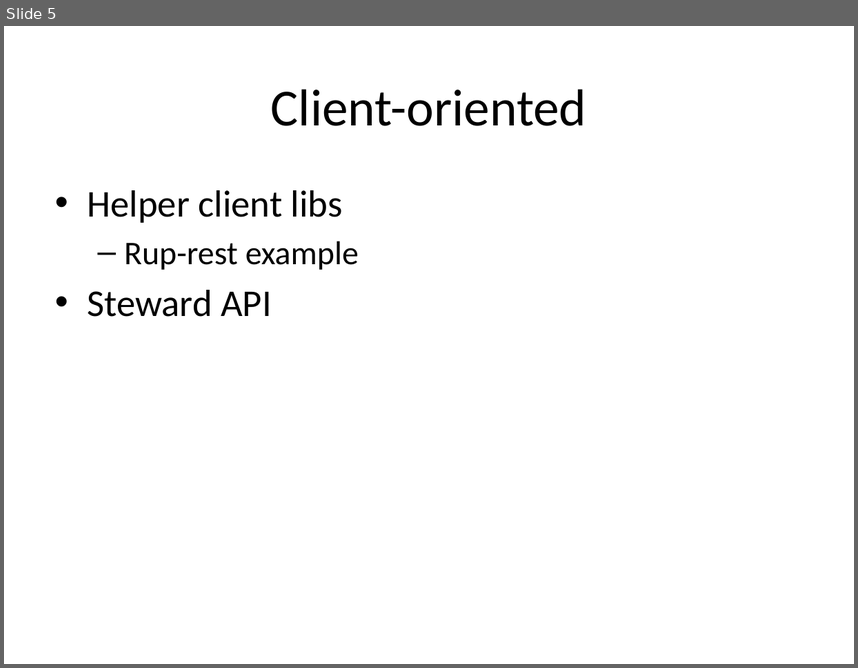
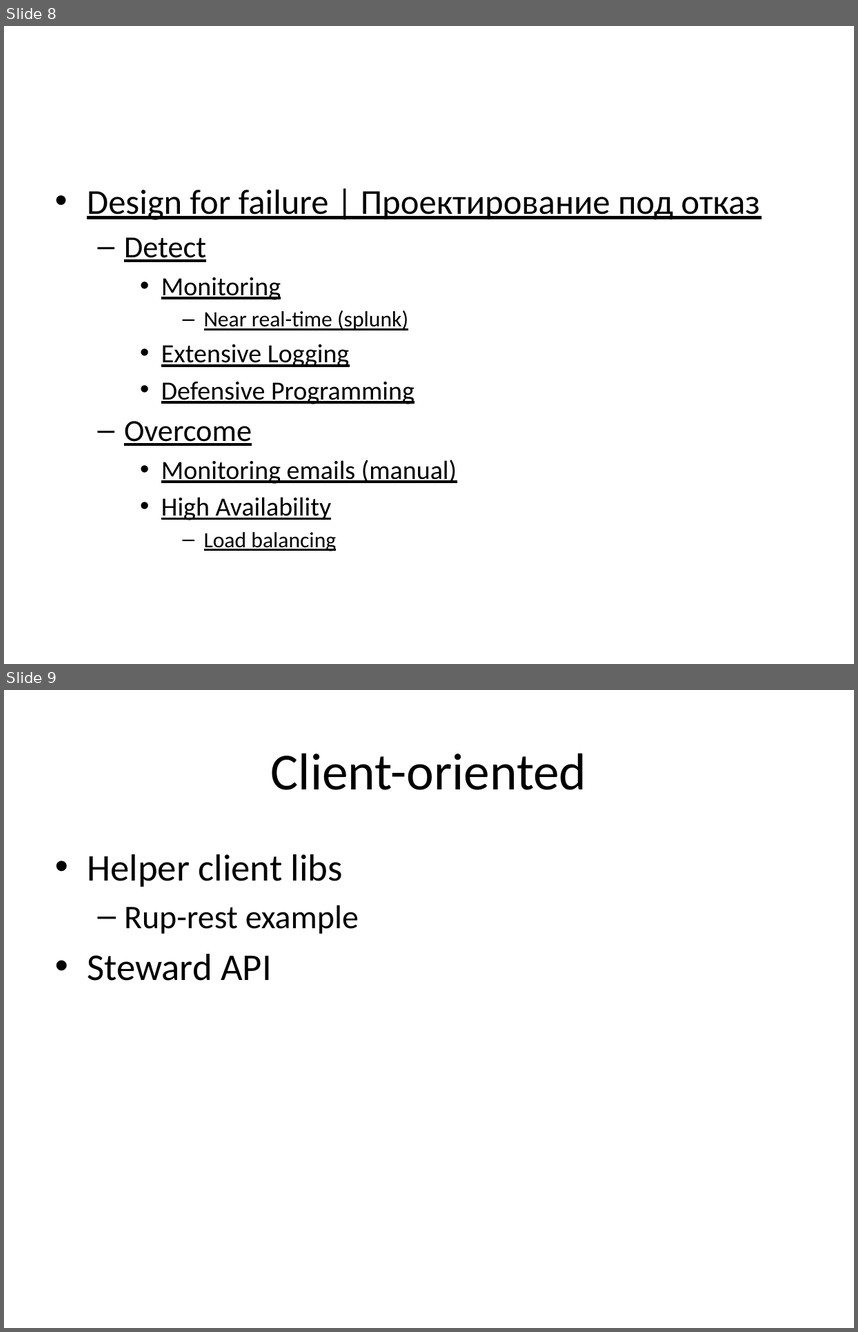
Before and after one commit to vitali-kviatkouski/personal, a slide deck: Microservices.pptx. Shown one above the other, each under a label of ours: slide 5 before the commit, slides 8 and 9 after it. The pictures are 858x668 and 858x1332 pixels, drawn with LibreOffice and Linux fonts; fonts in the diff are those of the drawing. Boxes give left, top, right and bottom in pixels: in the first picture for what was removed or moved away, otherwise in the second. Text is boxed around its words. In the diff, an @@ line names an element or a change of style, - is before the commit and + after.

```diff
--- a/Microservices.pptx
+++ b/Microservices.pptx
@@ slide 8 added at (4,26,854,664), background #FFFFFF @@
@@ text added at (87,190,760,551), 22.2 pt, text #000000, underline @@
+• Design for failure | Проектирование под отказ
+  – Detect
+    • Monitoring
+      – Near real-time (splunk)
+    • Extensive Logging
+    • Defensive Programming
+  – Overcome
+    • Monitoring emails (manual)
+    • High Availability
+      – Load balancing
@@ what was slide 5 is now slide 9 @@
```
Also in this commit, not shown: 4 slides changed, 4 other slides added, 1 slide removed, 1 other file.
